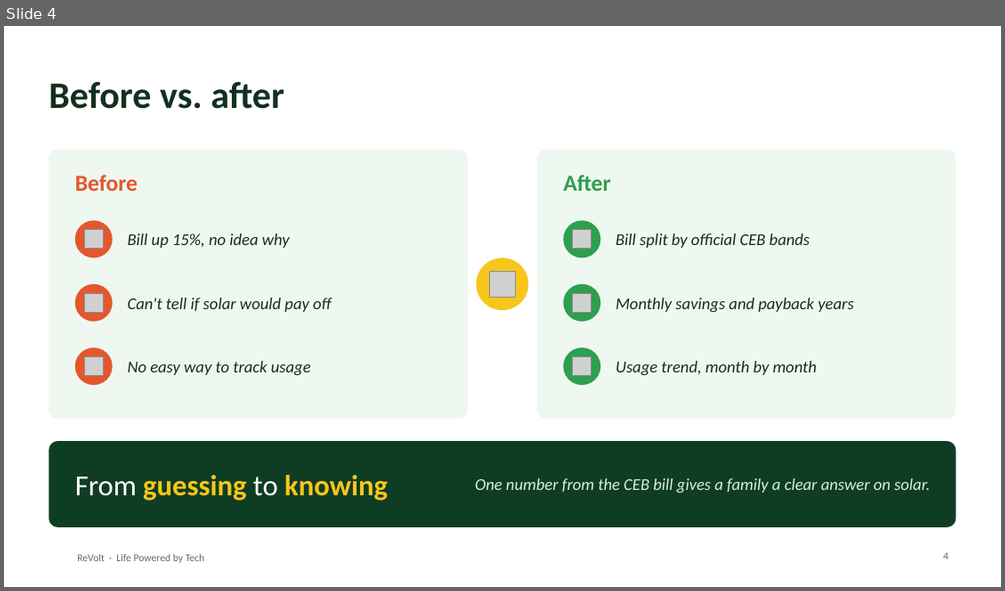
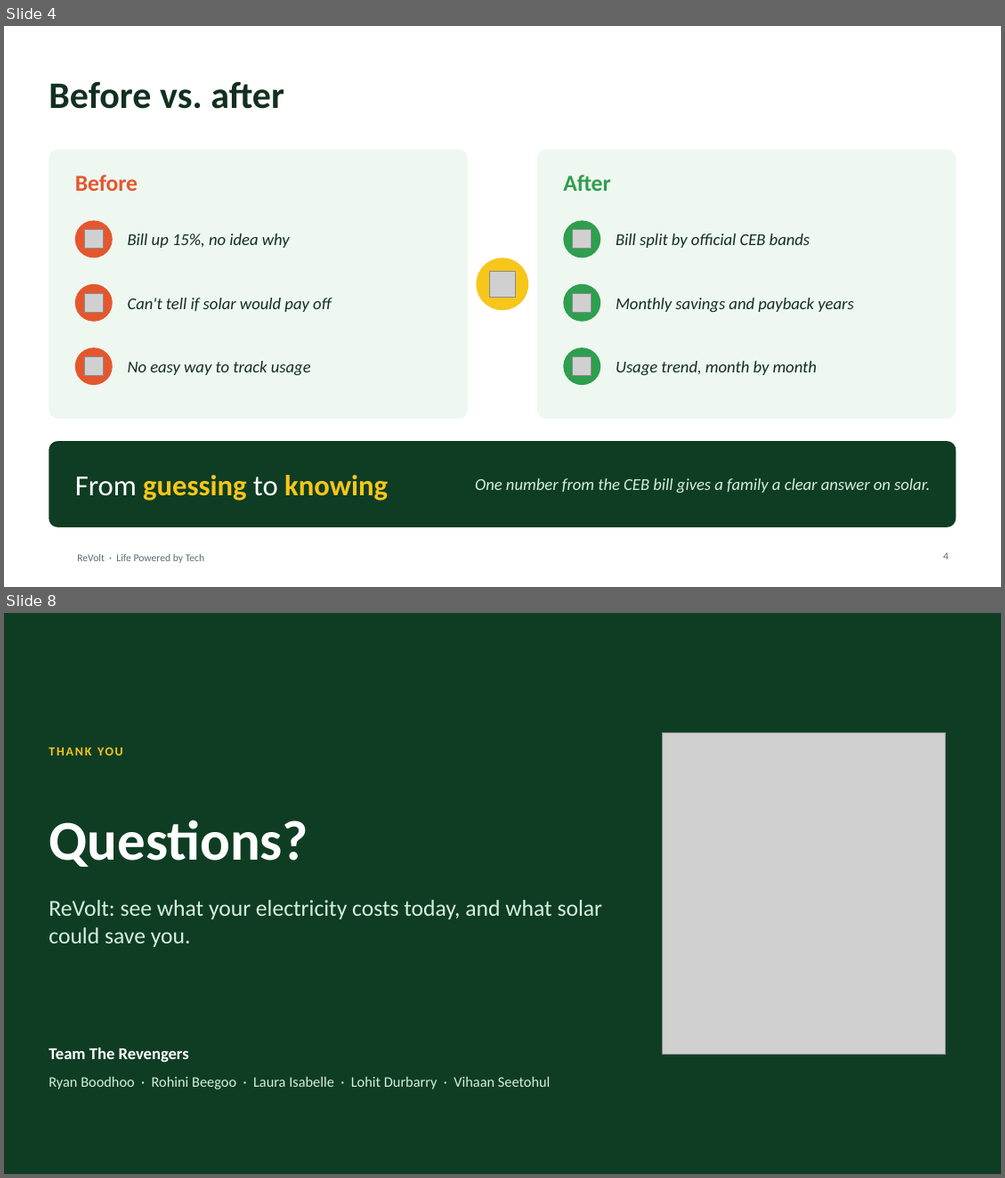
Before and after one commit to Rinkazuto/The-Revengers, a slide deck: docs/slides/ReVolt_Pitch_Deck.pptx. Shown one above the other, each under a label of ours: slide 4 before the commit, slides 4 and 8 after it; the slides between them are not shown. The pictures are 1005x591 and 1005x1178 pixels, drawn with LibreOffice and Linux fonts; fonts in the diff are those of the drawing; grey boxes stand for pictures; background and template pictures are left out. Boxes give left, top, right and bottom in pixels: in the first picture for what was removed or moved away, otherwise in the second. Text is boxed around its words. In the diff, an @@ line names an element or a change of style, - is before the commit and + after.

Commit message:
Add QA test cases (bill, solar, readings, cyclone), pitch deck updates and Q&A prep

```diff
--- a/docs/slides/ReVolt_Pitch_Deck.pptx
+++ b/docs/slides/ReVolt_Pitch_Deck.pptx
@@ slide 8 added at box(4, 613, 1001, 1174), background #0F3D24 @@
@@ text added at box(48, 744, 617, 766), 12 pt, text #F7C61A, bold @@
+THANK YOU
@@ picture added at box(663, 732, 946, 1054) @@
@@ title added at box(48, 819, 308, 867), 54 pt, text #FFFFFF, bold @@
+Questions?
@@ text added at box(48, 900, 603, 947), 22 pt, text #D6EFDD @@
+ReVolt: see what your electricity costs today, and what solar could save you.
@@ text added at box(48, 1047, 189, 1062), 16 pt, text #FFFFFF, bold @@
+Team The Revengers
@@ text added at box(48, 1076, 550, 1089), 14 pt, text #D6EFDD @@
+Ryan Boodhoo · Rohini Beegoo · Laura Isabelle · Lohit Durbarry · Vihaan Seetohul
```
Also in this commit, not shown: 4 slides changed, 5 other files.
